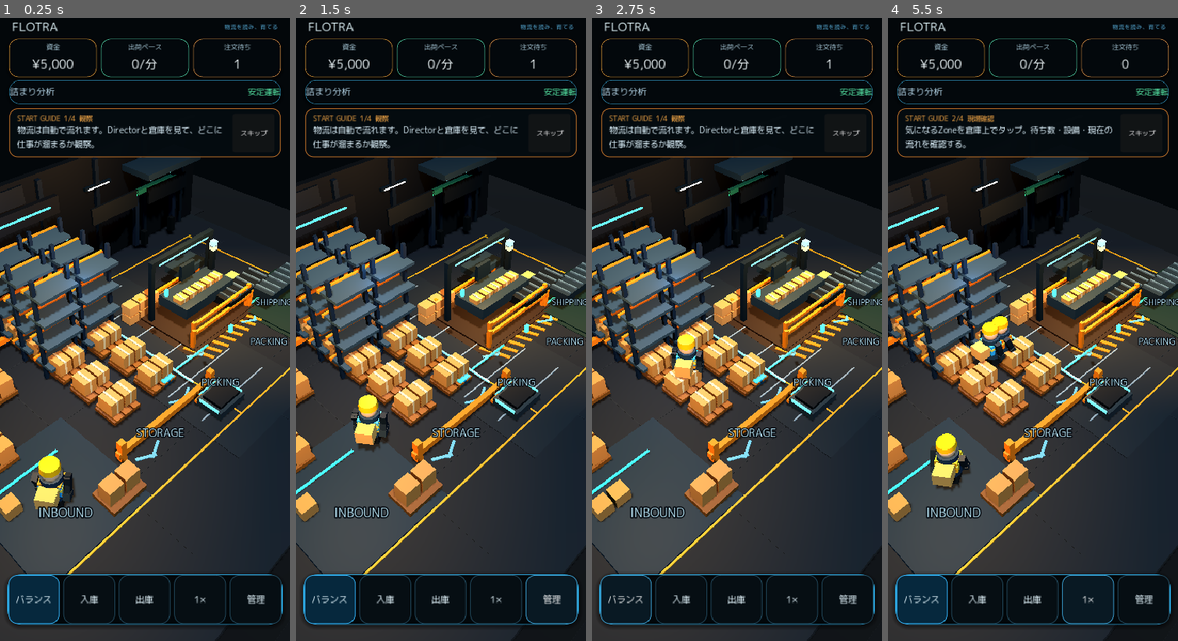
Above: before the commit, frames 1-4 (left to right).
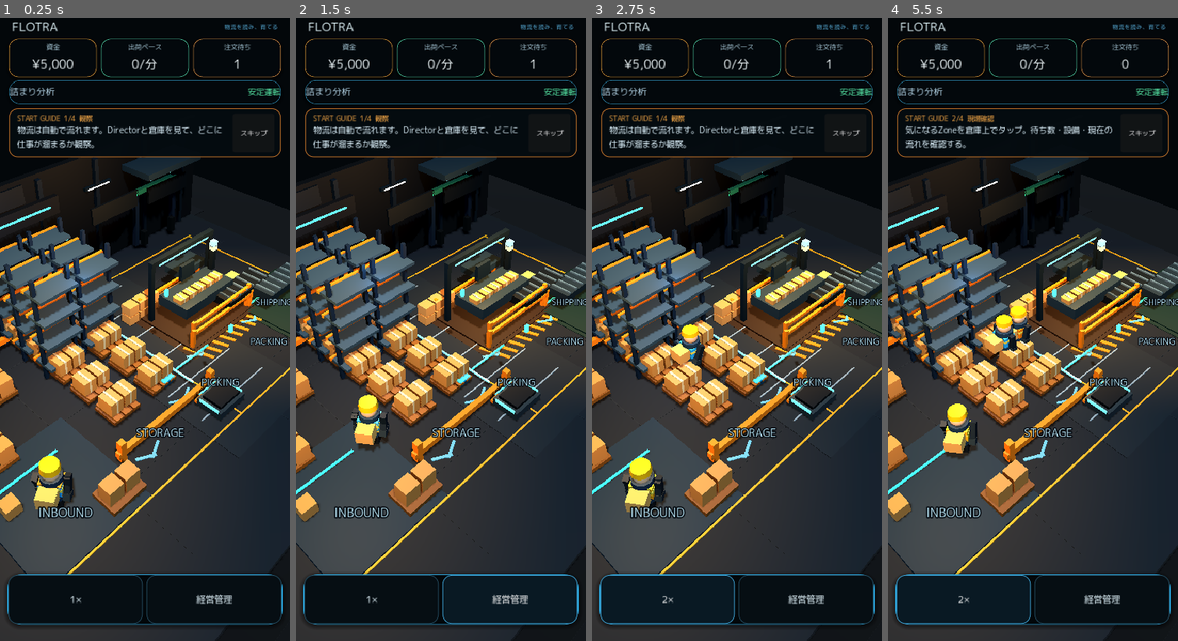
Above: after the commit, the same moments.

Repository: 48wr9f4wgp-lab/Logistics-Boss
Game: Godot game, scene res://scenes/main.tscn
Same seed, same stepped clock (60 frames per second), same inputs: the game is played once before the commit and once after it.
Inputs (mouse positions are in pixels of both pictures, inside the frame that each line leads up to):
- Up to frame 1 (0.25 s): no input
- Up to frame 2 (1.5 s): click "管理" (after the commit: "経営管理") at 0.5 s; click "閉じる" at 1.25 s
- Up to frame 3 (2.75 s): click (626, 597) at 2 s, where only the run before the commit has a clickable "バランス"
- Up to frame 4 (5.5 s): click "1×" (after the commit: "2×") at 2.75 s; click "2×" (after the commit: "4×") at 3.5 s; click "4×" (after the commit: "Ⅱ") at 4.25 s; click "Ⅱ" (after the commit: "1×") at 5 s

The runs differ from the first frame. In frame 1, 2.0% of the frame differs, in the area x 2-92%, y 89-98%; in frame 2, 2.3%; in frame 3, 3.1%; in frame 4, 4.8%, in the area x 2-92%, y 46-98%.

Commit message:
Make Zone and equipment navigation explicit

Diff:
--- a/godot/ui/game_hud_mobile.gd
+++ b/godot/ui/game_hud_mobile.gd
@@ -1,5 +1,7 @@
 extends "res://ui/game_hud_release.gd"
 class_name MobileGameHud
+
+signal zone_navigation_requested(zone_key: String)
 
 const MOBILE_SHEET_TOP := 0.26
 const MOBILE_SHEET_SIDE_MARGIN := 12.0
@@ -16,6 +18,8 @@
 var _mobile_mouse_drag_distance := 0.0
 var _v2_overview_panel: PanelContainer
 var _v2_overview_label: Label
+var _v2_zone_nav_buttons: Dictionary = {}
+var _v2_rank1_project_nav_buttons: Dictionary = {}
 var _v2_rank1_expansion_panel: PanelContainer
 var _v2_rank1_expansion_label: Label
 var _v2_rank1_expansion_button: Button
@@ -294,12 +298,33 @@
     margin.add_theme_constant_override("margin_bottom", 8)
     _v2_overview_panel.add_child(margin)
 
+    var overview_column := VBoxContainer.new()
+    overview_column.add_theme_constant_override("separation", 6)
+    margin.add_child(overview_column)
+
     _v2_overview_label = Label.new()
     _v2_overview_label.autowrap_mode = TextServer.AUTOWRAP_WORD_SMART
     _v2_overview_label.add_theme_font_override("font", JAPANESE_UI_FONT)
     _v2_overview_label.add_theme_font_size_override("font_size", 11)
     _v2_overview_label.add_theme_color_override("font_color", Color(0.86, 0.96, 1.0))
-    margin.add_child(_v2_overview_label)
+    overview_column.add_child(_v2_overview_label)
+
+    var zone_grid := GridContainer.new()
+    zone_grid.columns = 2
+    zone_grid.add_theme_constant_override("h_separation", 6)
+    zone_grid.add_theme_constant_override("v_separation", 6)
+    overview_column.add_child(zone_grid)
+
+    for zone_key in ["inbound", "storage", "picking", "packing", "shipping"]:
+        var zone_button := Button.new()
+        zone_button.custom_minimum_size = Vector2(0, 50)
+        zone_button.size_flags_horizontal = Control.SIZE_EXPAND_FILL
+        zone_button.add_theme_font_override("font", JAPANESE_UI_FONT)
+        zone_button.add_theme_font_size_override("font_size", 9)
+        zone_button.autowrap_mode = TextServer.AUTOWRAP_WORD_SMART
+        zone_button.pressed.connect(_request_zone_from_management.bind(zone_key))
+        zone_grid.add_child(zone_button)
+        _v2_zone_nav_buttons[zone_key] = zone_button
 
     _v2_rank1_expansion_panel = PanelContainer.new()
     _v2_rank1_expansion_panel.name = "V2Rank1Expansion"
@@ -336,6 +361,24 @@
     _v2_rank1_expansion_button.pressed.connect(_purchase_v2_warehouse_expansion)
     expansion_column.add_child(_v2_rank1_expansion_button)
 
+    var project_hint := Label.new()
+    project_hint.text = "未完了Projectは該当Zoneを開いて実施"
+    project_hint.autowrap_mode = TextServer.AUTOWRAP_WORD_SMART
+    project_hint.add_theme_font_override("font", JAPANESE_UI_FONT)
+    project_hint.add_theme_font_size_override("font_size", 9)
+    project_hint.add_theme_color_override("font_color", Color(0.72, 0.78, 0.82))
+    expansion_column.add_child(project_hint)
+
+    for project_kind in ["rack_wing", "second_packing_bench", "worker_hire", "forklift_project"]:
+        var project_button := Button.new()
+        project_button.custom_minimum_size = Vector2(0, 46)
+        project_button.add_theme_font_override("font", JAPANESE_UI_FONT)
+        project_button.add_theme_font_size_override("font_size", 9)
+        project_button.autowrap_mode = TextServer.AUTOWRAP_WORD_SMART
+        project_button.pressed.connect(_request_rank1_project_zone.bind(project_kind))
+        expansion_column.add_child(project_button)
+        _v2_rank1_project_nav_buttons[project_kind] = project_button
+
     _v2_staffing_panel = PanelContainer.new()
     _v2_staffing_panel.name = "V2StaffingOverview"
     _v2_staffing_panel.add_theme_stylebox_override(
@@ -365,13 +408,17 @@
 func _render_v2_management_overview() -> void:
     if _v2_overview_label == null or sim == null:
         return
-    _v2_overview_label.text = "OVERVIEW｜全体状況\nINBOUND %s  STORAGE %s\nPICKING %s  PACKING %s  SHIPPING %s" % [
-        _v2_zone_status("inbound"),
-        _v2_zone_status("storage"),
-        _v2_zone_status("picking"),
-        _v2_zone_status("packing"),
-        _v2_zone_status("shipping"),
-    ]
+    _v2_overview_label.text = "OVERVIEW｜Zoneをタップして現場を開く"
+
+    for zone_key in _v2_zone_nav_buttons:
+        var button := _v2_zone_nav_buttons[zone_key] as Button
+        if button == null:
+            continue
+        var status := _v2_zone_status(String(zone_key))
+        button.text = "%s｜%s\nタップして確認" % [
+            _v2_zone_short_label(String(zone_key)),
+            status,
+        ]
 
 
 func _render_v2_rank1_expansion() -> void:
@@ -398,7 +445,96 @@
 
     var ready_except_funds := bool(readiness.get("projects_ready", false)) and bool(readiness.get("rating_ready", false))
     _v2_rank1_expansion_button.disabled = not ready_except_funds or sim.money < cost
-    _v2_rank1_expansion_button.text = "Warehouseへ拡張｜¥%s" % _format_number(cost)
+    if not bool(readiness.get("projects_ready", false)):
+        _v2_rank1_expansion_button.text = "拡張条件未達｜下の未完了Projectを先に実施"
+    elif not bool(readiness.get("rating_ready", false)):
+        _v2_rank1_expansion_button.text = "拡張条件未達｜物流評価 %d/%d" % [rating, rating_required]
+    elif sim.money < cost:
+        _v2_rank1_expansion_button.text = "資金不足｜Warehouse拡張 ¥%s" % _format_number(cost)
+    else:
+        _v2_rank1_expansion_button.text = "Warehouseへ拡張｜¥%s" % _format_number(cost)
+
+    _render_rank1_project_navigation()
+
+
+func _render_rank1_project_navigation() -> void:
+    if sim == null:
+        return
+    for project_kind in _v2_rank1_project_nav_buttons:
+        var button := _v2_rank1_project_nav_buttons[project_kind] as Button
+        if button == null:
+            continue
+        var info: Dictionary = sim.call("rank1_project_info", StringName(project_kind)) if sim.has_method("rank1_project_info") else {}
+        var owned := bool(info.get("owned", false))
+        var label := String(info.get("label", project_kind))
+        var zone_key := _rank1_project_navigation_zone(String(project_kind))
+        button.visible = sim.facility_rank == 1
+        button.disabled = owned
+        button.text = (
+            "✓ %s｜完了" % label
+            if owned
+            else "%s｜未完了 → %sを開く" % [label, _v2_zone_short_label(zone_key)]
+        )
+
+
+func _rank1_project_navigation_zone(project_kind: String) -> String:
+    match project_kind:
+        "rack_wing":
+            return "storage"
+        "second_packing_bench":
+            return "packing"
+        "forklift_project":
+            return "inbound"
+        "worker_hire":
+            return _current_problem_zone()
+    return "inbound"
+
+
+func _request_rank1_project_zone(project_kind: String) -> void:
+    _request_zone_from_management(_rank1_project_navigation_zone(project_kind))
+
+
+func _request_zone_from_management(zone_key: String) -> void:
+    if zone_key.is_empty():
+        return
+    if _sheet != null:
+        _sheet.visible = false
+    if _manage_button != null:
+        _manage_button.text = "経営管理"
+    zone_navigation_requested.emit(zone_key)
+
+
+func _current_problem_zone() -> String:
+    if sim == null:
+        return "inbound"
+    var info: Dictionary = sim.bottleneck()
+    match String(info.get("key", "stable")):
+        "inbound":
+            return "inbound"
+        "rack":
+            return "storage"
+        "packing":
+            return "packing"
+        "outbound":
+            return "shipping"
+        "orders":
+            return "picking"
+    return "inbound"
+
+
+func _v2_zone_short_label(zone_key: String) -> String:
+    match zone_key:
+        "inbound":
+            return "INBOUND"
+        "storage":
+            return "STORAGE"
+        "picking":
+            return "PICKING"
+        "packing":
+            return "PACKING"
+        "shipping":
+            return "SHIPPING"
+    return zone_key.to_upper()
 
 
 func _purchase_v2_warehouse_expansion() -> void:
@@ -468,8 +604,25 @@
         if metric_box != null and metric_box.get_parent() is PanelContainer:
             (metric_box.get_parent() as PanelContainer).visible = false
 
+    # Rank 1 must teach Zone-first play without offering three unexplained
+    # policy buttons as the most obvious intervention. Rank 2+ restores them
+    # with explicit operational meaning.
+    var show_policy := sim != null and sim.facility_rank >= 2
+    if _flow_button != null:
+        _flow_button.visible = show_policy
+        _flow_button.text = "均等運用"
+    if _inbound_button != null:
+        _inbound_button.visible = show_policy
+        _inbound_button.text = "入荷優先"
+    if _outbound_button != null:
+        _outbound_button.visible = show_policy
+        _outbound_button.text = "出荷優先"
+
+    if _manage_button != null:
+        _manage_button.text = "閉じる" if _sheet != null and _sheet.visible else "経営管理"
+
     # The old FTUE teaches Management-first purchasing, which is explicitly
-    # superseded by the v2 Zone-first loop. Rank 1 v2 will replace it next.
+    # superseded by the v2 Zone-first loop.
     if _ftue_coach != null:
         _ftue_coach.visible = false
 
@@ -481,7 +634,7 @@
     if _management_title != null:
         _management_title.text = "経営管理"
     if _management_hint != null:
-        _management_hint.text = "全体状況を確認。設備判断は倉庫のZoneから。"
+        _management_hint.text = "Zone名をタップ → 現場を開く。設備は各ZoneのCAPITALから。"
 
     for button in _upgrade_buttons.values():
         (button as Button).visible = false
@@ -515,6 +668,6 @@
         if label.text == "事業投資":
             label.text = "経営管理"
         elif label.text.contains("詰まりを見て"):
-            label.text = "全体状況を確認。設備判断は倉庫のZoneから。"
+            label.text = "Zone名をタップ → 現場を開く。設備は各ZoneのCAPITALから。"
     for child in node.get_children():
         _replace_v2_management_copy(child)
